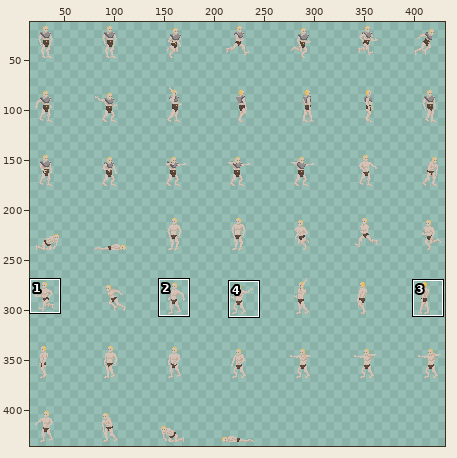
Pixel-art file -- Sprites/Player/Equipment/plate_armor.aseprite. Above: a wide view before the commit, with the close-up outlined.
Close-up. Earlier state:
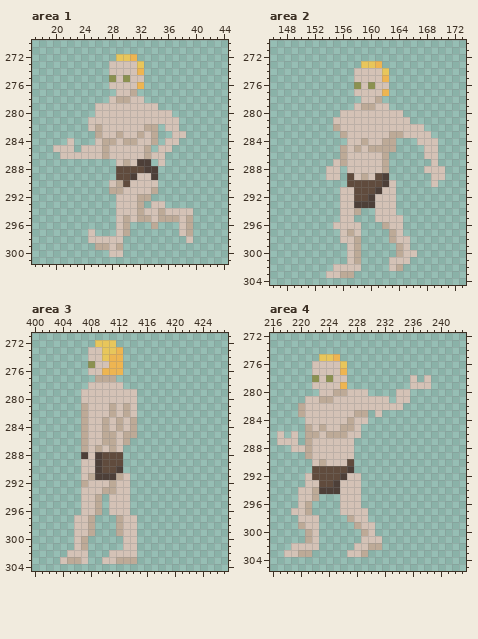
448x448 pixels, 1 frame. Shown: area 1: x 17..44, y 270..301; area 2: x 146..173, y 270..304; area 3: x 400..427, y 271..304; area 4: x 216..243, y 272..305. The wide view leaves out empty margins. The commit also changed other parts of the picture, which this record leaves out.
After:
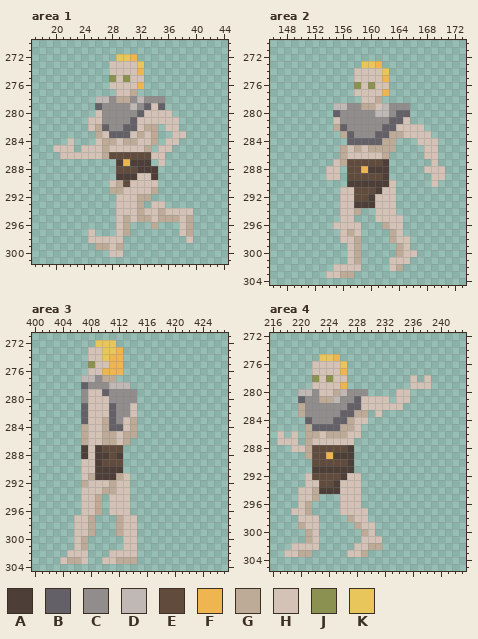
Palette (. is transparent): A #4d3f38  B #636167  C #918d8d  D #bfb8b4  E #604b3d  F #eeb551  G #bdaa97  H #d4c2b6  J #8b9150  K #e8c65b
From old to new:
Changed rows in their new state; - is an unchanged pixel.
Area 1, layer "Layer 1":
first column x 26:
278 DDC--CDCCC
279 BCCCCDCB-B
280 -CCCCCB---
281 -CCCCB----
282 -BCCBB----
283 --BBB-----
286 --EEEEEE--
287 ---AFA----
288 ------A---
289 ---AA-----
Area 2, layer "Layer 1":
first column x 155:
279 DDCC---DCCC
280 BCCCCCDDCBB
281 -CCCCCCCBB-
282 -BCCCCCBB--
283 --BCCCBB---
284 --BBBBB----
287 --EEEEEA---
288 --EEFAAA---
289 ---EEE-----
290 --AAAAA----
Area 3, layer "Layer 1":
first column x 407:
277 DDC-----
278 BCCCDDD-
279 C--BCCCC
280 C---CCCC
281 B---BCC-
282 B---BCC-
283 B---BC--
284 ----BB--
287 A-AEEE--
288 ---A-A--
290 ---AA---
Area 4, layer "Layer 1":
first column x 220:
280 DDC---DCCC
281 BCC--DCCB-
282 -CCCCCCBB-
283 -CCCCCBB--
284 -BCCCBB---
285 --BBBB----
288 --EEEEEA--
289 --EEFAAA--
290 --EEEEEA--
291 --AAAAA---
